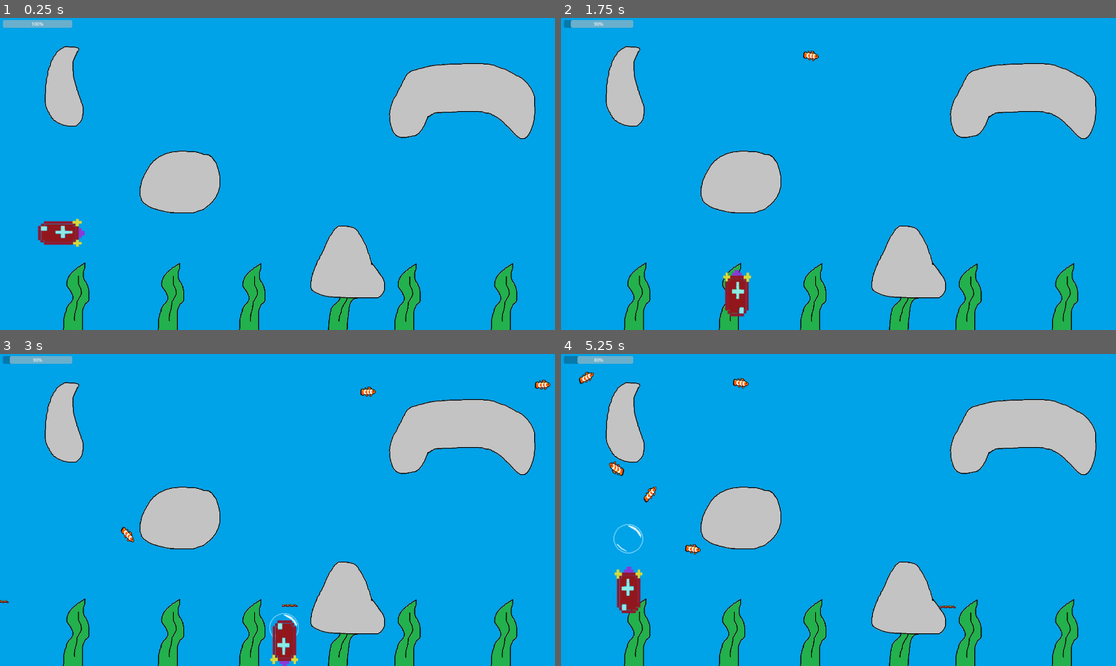
Above: before the commit, frames 1-4 (two rows, left to right).
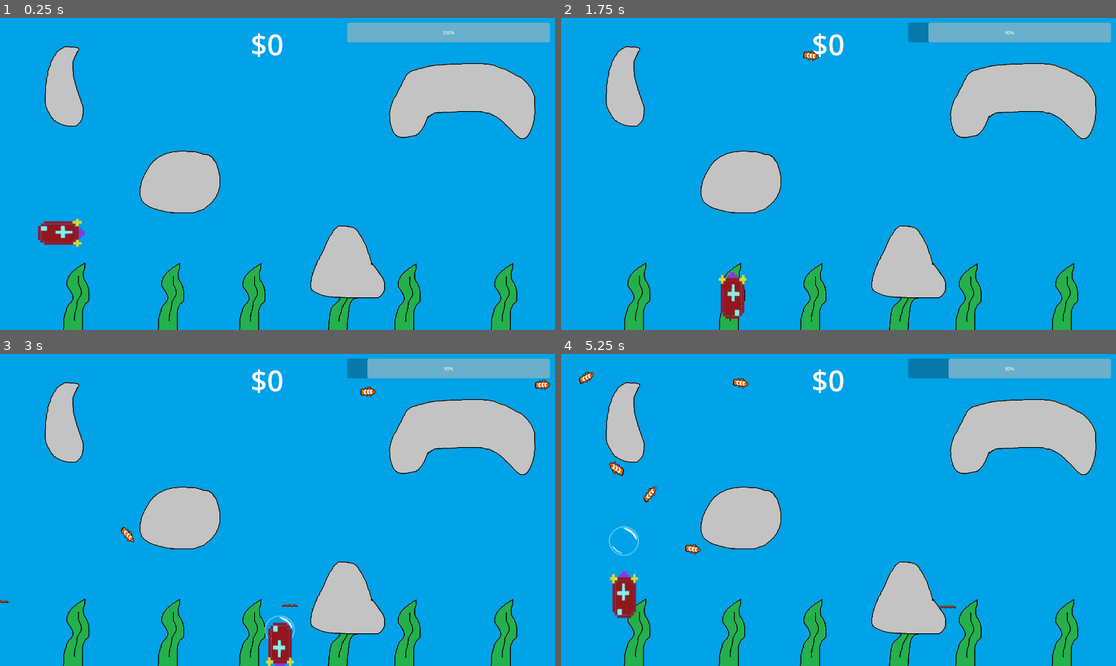
Above: after the commit, the same moments.

Repository: cachola25/cs447-subvival
Game: Godot game, scene res://level.tscn
The game is run twice, just before and just after one commit, with the same random seed, the same clock (stepped at 60 frames per second) and the same inputs.
Inputs:
- Up to frame 1 (0.25 s): no input
- Up to frame 2 (1.75 s): tap Enter at 0.5 s; hold D (move_right) 0.53-1.28 s; tap Space (release_bubble) at 0.6, 1.35 s; hold S (move_down) from 1.28 s (still down)
- Up to frame 3 (3 s): release S (move_down) at 2.03 s; hold D (move_right) 2.03-2.78 s; tap Space (release_bubble) at 2.1, 2.85 s; hold W (move_up) from 2.78 s (still down)
- Up to frame 4 (5.25 s): release W (move_up) at 3.53 s; hold A (move_left) 3.53-5.03 s; tap Space (release_bubble) at 3.6, 4.35, 5.1 s; hold S (move_down) from 5.03 s (still down)

The runs differ from the first frame. In frame 1, 2.9% of the frame differs, in the area x 0-100%, y 0-13%; in frame 2, 3.4%; in frame 3, 3.5%; in frame 4, 3.6%, in the area x 0-100%, y 0-85%.

Commit message:
Added scoring
Game now keeps track of a players score
if a fish in a bubble successfuly makes
it to the surface.

TODO: Add a variable to each fish that contains it's value
TODO: Make submarine die or reset if progress bar reaches 0%

Diff:
--- a/bubble.gd
+++ b/bubble.gd
@@ -15,8 +15,9 @@
 		var collider = collision_info.get_collider()
 		if (collider is money_fish
 		and $AnimatedSprite2D.animation == "bubble"):
-			collision_layer = 3
-			collision_mask = 1
+			collision_layer = 6
+			collision_mask = 6
+			name = "fish_captured_bubble"
 			$AnimatedSprite2D.play("fish_captured")
 			collider.in_bubble = true
 		elif (collider is rock):
--- a/bubble.tscn
+++ b/bubble.tscn
@@ -100,7 +100,7 @@
 show_behind_parent = true
 z_as_relative = false
 collision_layer = 0
-collision_mask = 2
+collision_mask = 128
 script = ExtResource("1_gvl63")
 
 [node name="CollisionShape2D" type="CollisionShape2D" parent="."]
--- a/eel.tscn
+++ b/eel.tscn
@@ -47,4 +47,4 @@
 [node name="AnimatedSprite2D" type="AnimatedSprite2D" parent="."]
 sprite_frames = SubResource("SpriteFrames_lg5jl")
 animation = &"eel"
-frame_progress = 0.987393
+frame_progress = 0.926294
--- a/level.tscn
+++ b/level.tscn
@@ -1,10 +1,11 @@
-[gd_scene load_steps=10 format=3 uid="uid://1hnoh3dfe6hp"]
+[gd_scene load_steps=12 format=3 uid="uid://1hnoh3dfe6hp"]
 
 [ext_resource type="Script" path="res://level_1.gd" id="1_3wsid"]
 [ext_resource type="PackedScene" uid="uid://cnemvuq4712kt" path="res://submarine.tscn" id="1_pdhn7"]
 [ext_resource type="Texture2D" uid="uid://bqmltib1gqkeq" path="res://art/Levels/1.png" id="1_u6ig5"]
 [ext_resource type="Script" path="res://spawn_fish.gd" id="2_okg1x"]
 [ext_resource type="Script" path="res://rocks.gd" id="4_rrbfm"]
+[ext_resource type="Script" path="res://score_zone.gd" id="6_l7xix"]
 
 [sub_resource type="Curve2D" id="Curve2D_sp0ak"]
 _data = {
@@ -30,8 +31,14 @@
 }
 point_count = 2
 
+[sub_resource type="RectangleShape2D" id="RectangleShape2D_3w0xg"]
+size = Vector2(1933, 36)
+
 [node name="Level1" type="Node2D"]
 script = ExtResource("1_3wsid")
+
+[node name="submarine" parent="." instance=ExtResource("1_pdhn7")]
+position = Vector2(211, 744)
 
 [node name="spawn_fish" type="Node2D" parent="."]
 z_index = 1
@@ -79,8 +86,8 @@
 texture = ExtResource("1_u6ig5")
 
 [node name="rocks" type="StaticBody2D" parent="."]
-collision_layer = 15
-collision_mask = 15
+collision_layer = 143
+collision_mask = 143
 script = ExtResource("4_rrbfm")
 
 [node name="Rock1" type="CollisionPolygon2D" parent="rocks"]
@@ -99,15 +106,30 @@
 position = Vector2(1191, 721)
 polygon = PackedVector2Array(12, -1, 30, 5, 39, 10, 49, 20, 57, 33, 69, 56, 76, 69, 81, 83, 84, 95, 90, 108, 96, 131, 1 …(231 unchanged characters)…
 
-[node name="submarine" parent="rocks" instance=ExtResource("1_pdhn7")]
-position = Vector2(211, 744)
+[node name="oxygen_bar" type="ProgressBar" parent="."]
+offset_left = 1201.0
+offset_top = 16.0
+offset_right = 1903.0
+offset_bottom = 84.0
+fill_mode = 1
 
-[node name="oxygen_bar" type="ProgressBar" parent="."]
-offset_left = 10.0
-offset_top = 7.0
-offset_right = 250.0
-offset_bottom = 34.0
-fill_mode = 1
+[node name="score_zone" type="Area2D" parent="."]
+collision_layer = 0
+collision_mask = 2
+script = ExtResource("6_l7xix")
+
+[node name="CollisionShape2D" type="CollisionShape2D" parent="score_zone"]
+position = Vector2(961, -19)
+shape = SubResource("RectangleShape2D_3w0xg")
+debug_color = Color(0.882353, 0, 0.815686, 1)
+
+[node name="score_tracker" type="Label" parent="."]
+offset_left = 867.0
+offset_top = 22.0
+offset_right = 968.0
+offset_bottom = 84.0
+theme_override_font_sizes/font_size = 100
 
 [connection signal="timeout" from="spawn_fish/money_fish_spawn_timer" to="spawn_fish" method="_on_money_fish_spawn_timer_timeout"]
 [connection signal="timeout" from="spawn_fish/eel_spawn_timer" to="spawn_fish" method="_on_eel_spawn_timer_timeout"]
+[connection signal="body_entered" from="score_zone" to="score_zone" method="_on_body_entered"]
--- a/money_fish.tscn
+++ b/money_fish.tscn
@@ -29,8 +29,8 @@
 }]
 
 [node name="money_fish" type="CharacterBody2D"]
-collision_layer = 2
-collision_mask = 2
+collision_layer = 128
+collision_mask = 128
 script = ExtResource("1_4jxdb")
 
 [node name="CollisionShape2D" type="CollisionShape2D" parent="."]
@@ -42,5 +42,5 @@
 scale = Vector2(2.21875, 1.73438)
 sprite_frames = SubResource("SpriteFrames_melhr")
 animation = &"money_fish"
-frame_progress = 0.0332273
+frame_progress = 0.0715959
 flip_h = true
--- /dev/null
+++ b/score_zone.gd
@@ -0,0 +1,19 @@
+extends Area2D
+
+var score_tracker
+var curr_score = 0
+# Called when the node enters the scene tree for the first time.
+func _ready() -> void:
+	score_tracker = get_parent().get_node("score_tracker")
+	score_tracker.text = "$" + str(curr_score)
+
+
+# Called every frame. 'delta' is the elapsed time since the previous frame.
+func _process(delta: float) -> void:
+	pass
+
+
+func _on_body_entered(body: Node2D) -> void:
+	if body.name.begins_with("fish_captured"):
+		curr_score += 1
+		score_tracker.text = "$" + str(curr_score)
--- /dev/null
+++ b/scoring_zone.gd
@@ -0,0 +1,11 @@
+extends Area2D
+
+class_name
+# Called when the node enters the scene tree for the first time.
+func _ready() -> void:
+	pass # Replace with function body.
+
+
+# Called every frame. 'delta' is the elapsed time since the previous frame.
+func _process(delta: float) -> void:
+	pass
